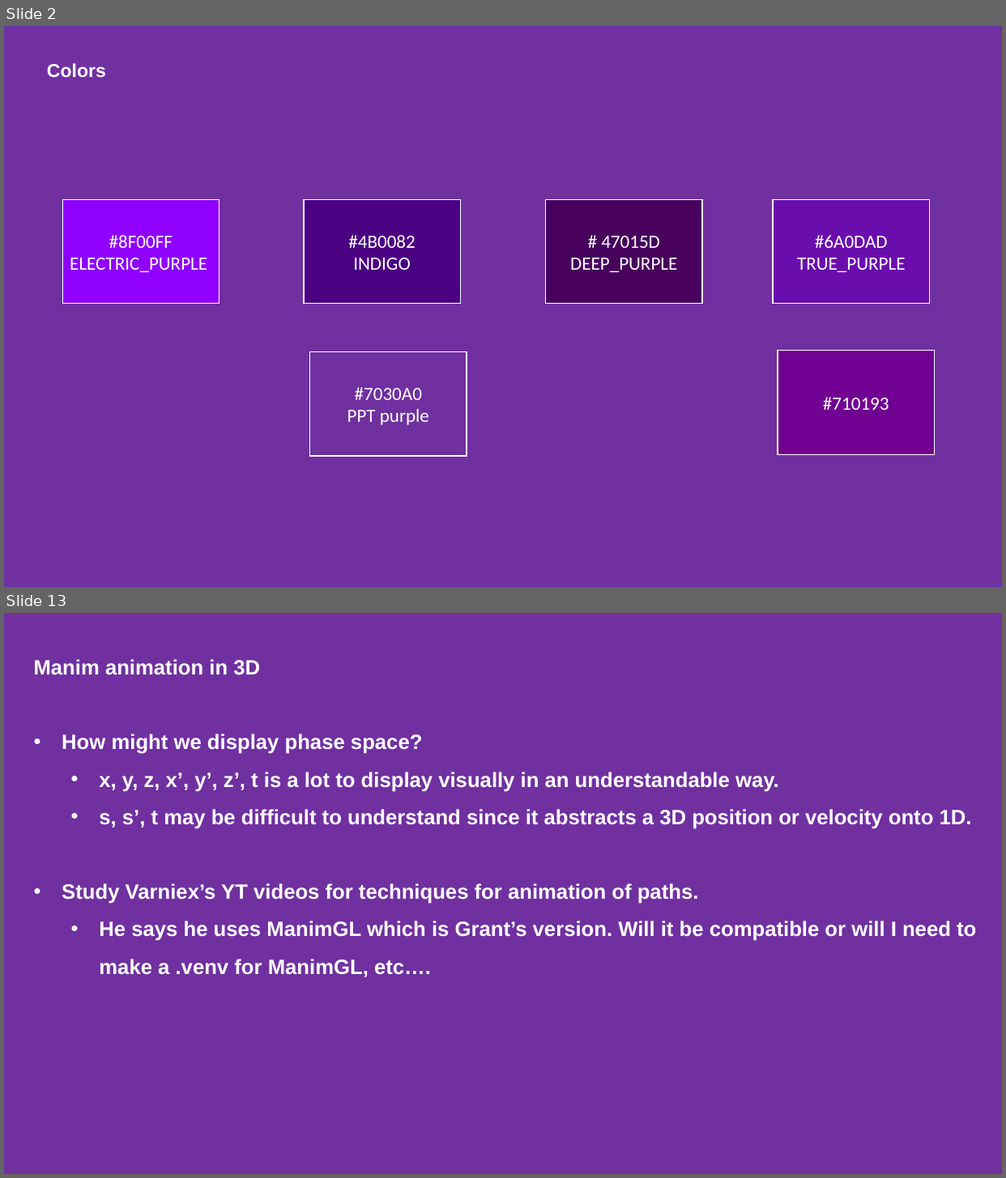
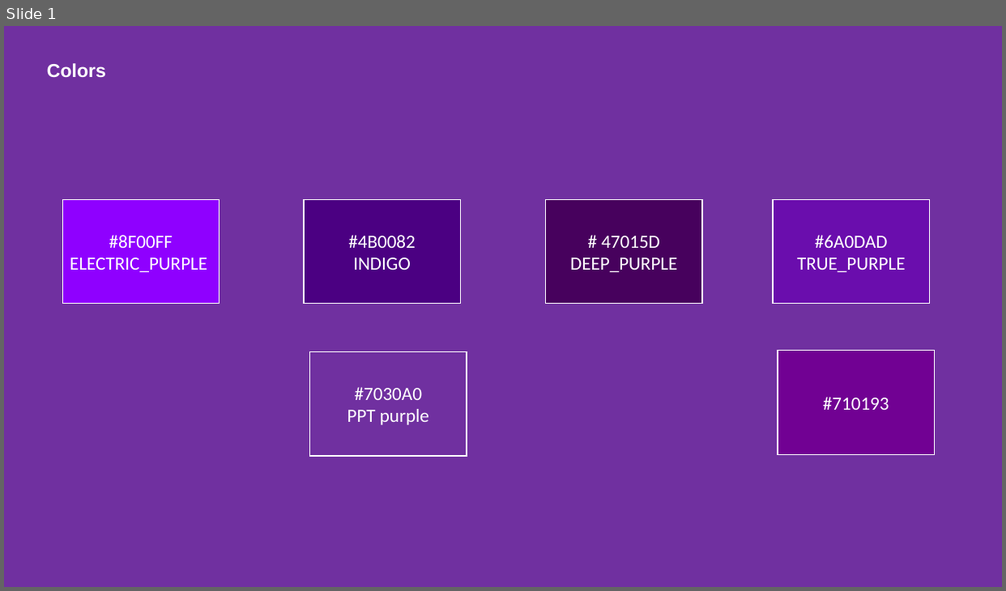
Before and after one commit to jmarkmorris/architrino, a slide deck: reference/archie/presentations/NPQG Video - Manim Graphics and Conventions.pptx. Shown one above the other, each under a label of ours: slides 2 and 13 before the commit, slide 1 after it; the slides between them are not shown. The pictures are 1006x1178 and 1006x591 pixels, drawn with LibreOffice and Linux fonts; fonts in the diff are those of the drawing; background and template pictures are left out. Boxes give left, top, right and bottom in pixels: in the first picture for what was removed or moved away, otherwise in the second. Text is boxed around its words. In the diff, an @@ line names an element or a change of style, - is before the commit and + after.

```diff
--- a/reference/archie/presentations/NPQG Video - Manim Graphics and Conventions.pptx
+++ b/reference/archie/presentations/NPQG Video - Manim Graphics and Conventions.pptx
@@ slide 13 removed at box(4, 613, 1002, 1174), background #7030A0 @@
@@ text removed at box(34, 659, 976, 977) @@
-Manim animation in 3D
-• How might we display phase space?
-  • x, y, z, x’, y’, z’, t is a lot to display visually in an understandable way.
-  • s, s’, t may be difficult to understand since it abstracts a 3D position or velocity onto 1D.
-• Study Varniex’s YT videos for techniques for animation of paths.
-  • He says he uses ManimGL which is Grant’s version. Will it be compatible or will I need to make a .venv for ManimGL, etc….
@@ what was slide 2 is now slide 1 @@
```
Also in this commit, not shown: 12 other slides removed, 16 other files.
